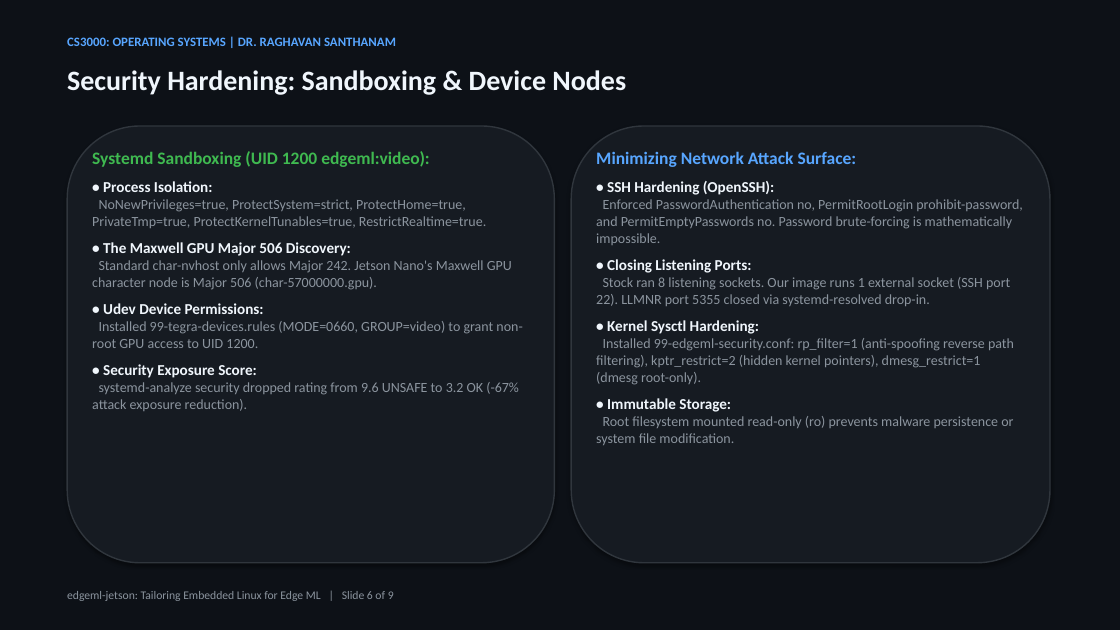
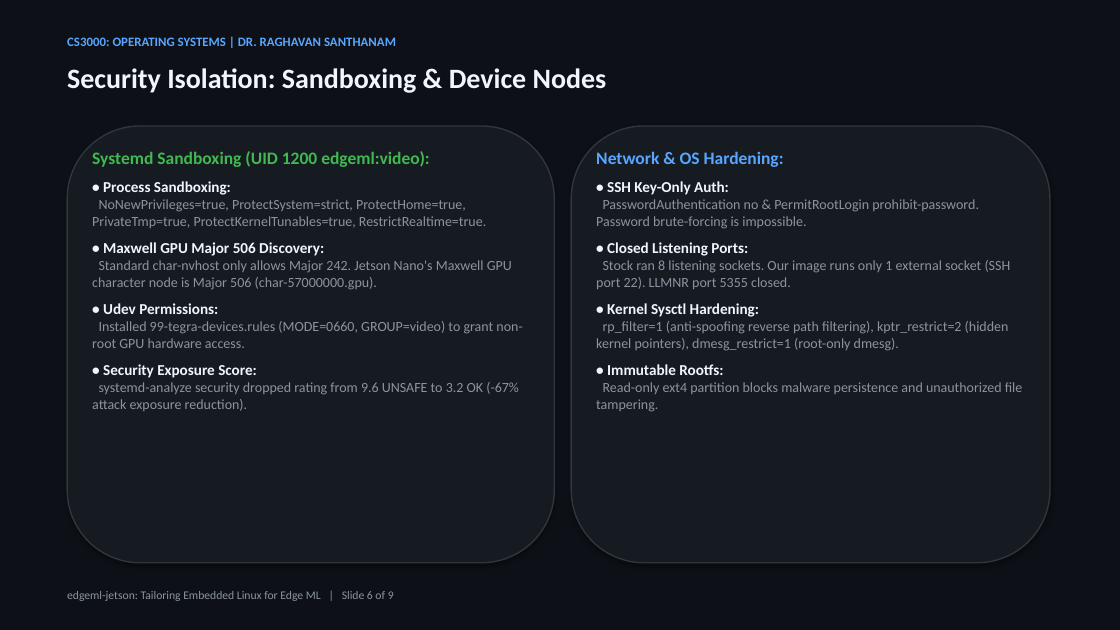
Before and after one commit to pengeon1/edgeml-jetson, a slide deck: slide 6 of presentation/cs3000-edgeml-presentation.pptx. Drawn at 1120x630 pixels with LibreOffice and Linux fonts; fonts in the diff are those of the drawing. Boxes give left, top, right and bottom in pixels: in the first picture for what was removed or moved away, otherwise in the second. Text is boxed around its words. In the diff, an @@ line names an element or a change of style, - is before the commit and + after.

```diff
--- a/presentation/cs3000-edgeml-presentation.pptx
+++ b/presentation/cs3000-edgeml-presentation.pptx
@@ text at [67,68,607,93]: text changed @@
-Security Hardening: Sandboxing & Device Nodes
+Security Isolation: Sandboxing & Device Nodes
@@ text at [596,151,1011,289]: text changed @@
-Minimizing Network Attack Surface:
-• SSH Hardening (OpenSSH):
-Enforced PasswordAuthentication no, PermitRootLogin prohibit-password, and PermitEmptyPasswords no. Password brute-forcing is mathematically impossible.
-• Closing Listening Ports:
-Stock ran 8 listening sockets. Our image runs 1 external socket (SSH port 22). LLMNR port 5355 closed via systemd-resolved drop-in.
+Network & OS Hardening:
+• SSH Key-Only Auth:
+PasswordAuthentication no & PermitRootLogin prohibit-password. Password brute-forcing is impossible.
+• Closed Listening Ports:
+Stock ran 8 listening sockets. Our image runs only 1 external socket (SSH port 22). LLMNR port 5355 closed.
@@ text at [103,181,231,195]: text changed @@
-• Process Isolation:
+• Process Sandboxing:
@@ text at [103,242,351,256]: text changed @@
-• The Maxwell GPU Major 506 Discovery:
+• Maxwell GPU Major 506 Discovery:
@@ text at [92,321,522,348]: text changed @@
-• Udev Device Permissions:
-Installed 99-tegra-devices.rules (MODE=0660, GROUP=video) to grant non-root GPU access to UID 1200.
+• Udev Permissions:
+Installed 99-tegra-devices.rules (MODE=0660, GROUP=video) to grant non-root GPU hardware access.
@@ text at [596,321,1023,412]: text changed @@
-Installed 99-edgeml-security.conf: rp_filter=1 (anti-spoofing reverse path filtering), kptr_restrict=2 (hidden kernel pointers), dmesg_restrict=1 (dmesg root-only).
-• Immutable Storage:
-Root filesystem mounted read-only (ro) prevents malware persistence or system file modification.
+rp_filter=1 (anti-spoofing reverse path filtering), kptr_restrict=2 (hidden kernel pointers), dmesg_restrict=1 (root-only dmesg).
+• Immutable Rootfs:
+Read-only ext4 partition blocks malware persistence and unauthorized file tampering.
```
Also in this commit, not shown: 8 other slides changed, 4 other files.
